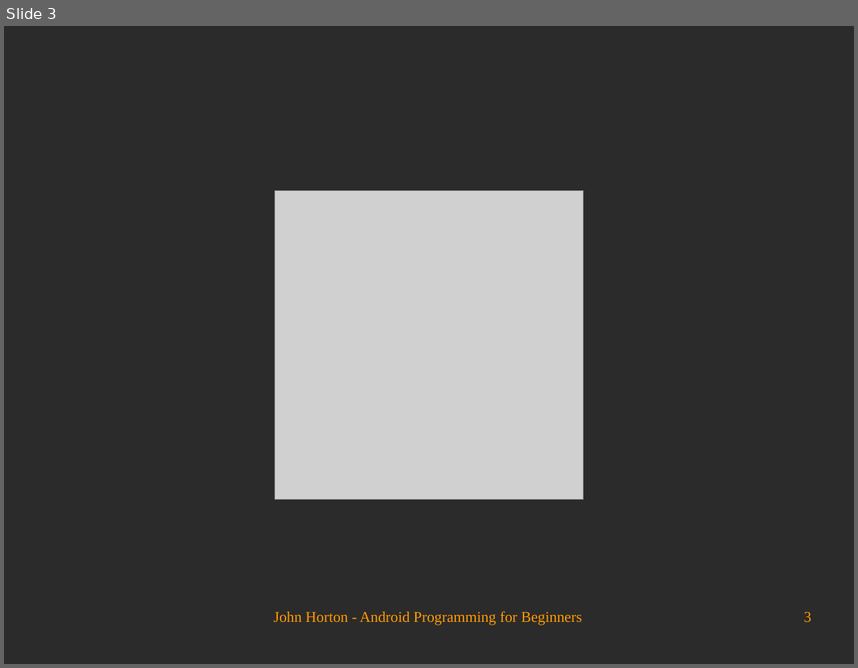
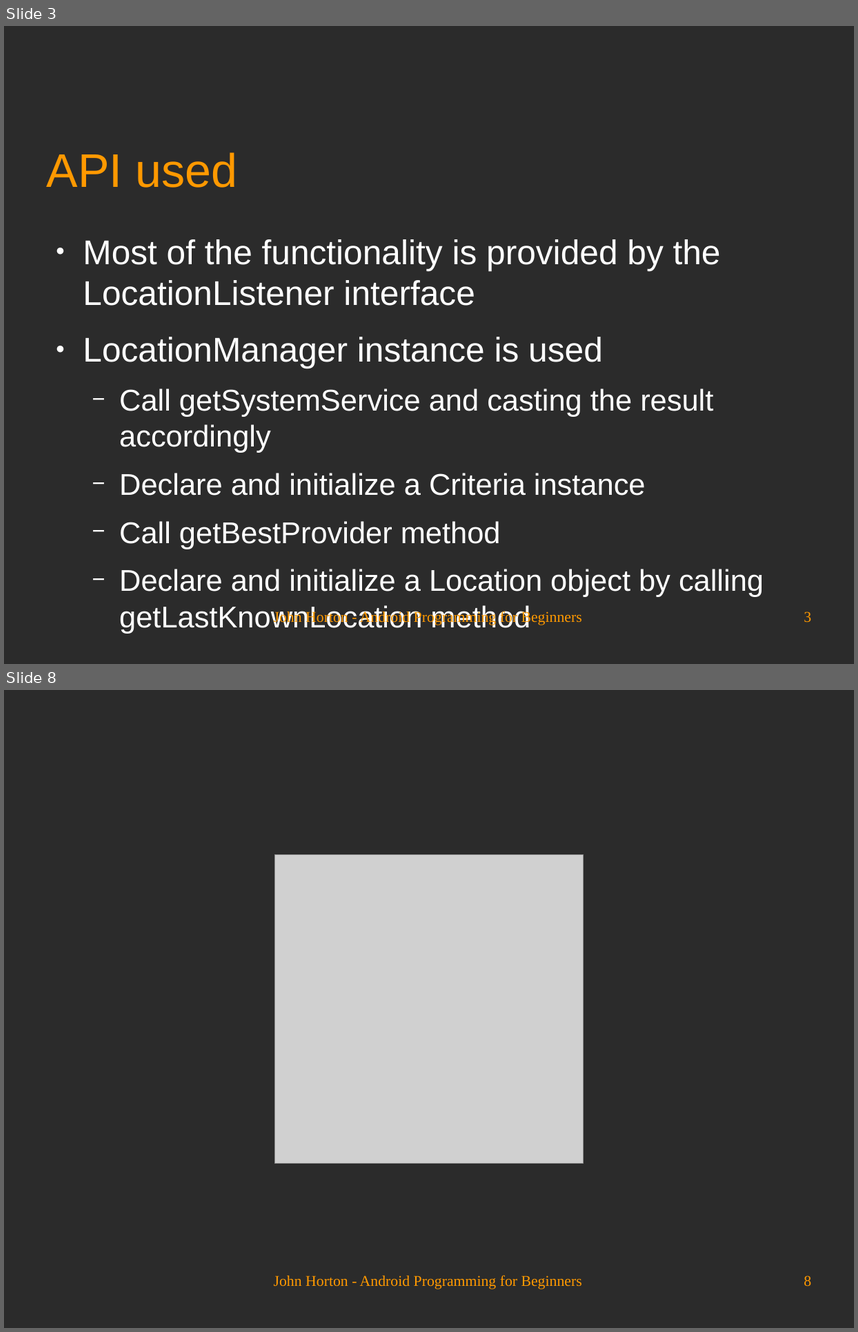
Before and after one commit to Academy-Soft-Intellect/Android-Programming-for-Beginners, a slide deck: 25_Integrating_Google_Maps_and_GPS_Locations.odp. Shown one above the other, each under a label of ours: slide 3 before the commit, slides 3 and 8 after it; the slides between them are not shown. The pictures are 858x668 and 858x1332 pixels, drawn with LibreOffice and Linux fonts; fonts in the diff are those of the drawing; grey boxes stand for pictures; background and template pictures are left out; a plain dark background stands for a picture behind light text. Boxes give left, top, right and bottom in pixels: in the first picture for what was removed or moved away, otherwise in the second. Text is boxed around its words. In the diff, an @@ line names an element or a change of style, - is before the commit and + after.

```diff
--- a/25_Integrating_Google_Maps_and_GPS_Locations.odp
+++ b/25_Integrating_Google_Maps_and_GPS_Locations.odp
@@ slide 3 added at <box>4,26,854,664</box>, background picture (left out) @@
@@ title added at <box>47,152,237,187</box>, 44 pt, text #FF9900 @@
+API used
@@ text added at <box>83,239,764,597</box>, 28 pt, text #FFFFFF @@
+● Most of the functionality is provided by the LocationListener interface
+● LocationManager instance is used
+  − Call getSystemService and casting the result accordingly
+  − Declare and initialize a Criteria instance
+  − Call getBestProvider method
+  − Declare and initialize a Location object by calling getLastKnownLocation method
@@ text added at <box>274,610,582,625</box>, 14 pt, text #FF9900 @@
+John Horton - Android Programming for Beginners
@@ page number added at <box>804,611,811,622</box>, 14 pt, text #FF9900 @@
+3
@@ what was slide 3 is now slide 8 @@
@@ page number at <box>804,1275,811,1286</box>: text changed @@
-3
+8
```
Also in this commit, not shown: 2 slides changed, 4 other slides added.
